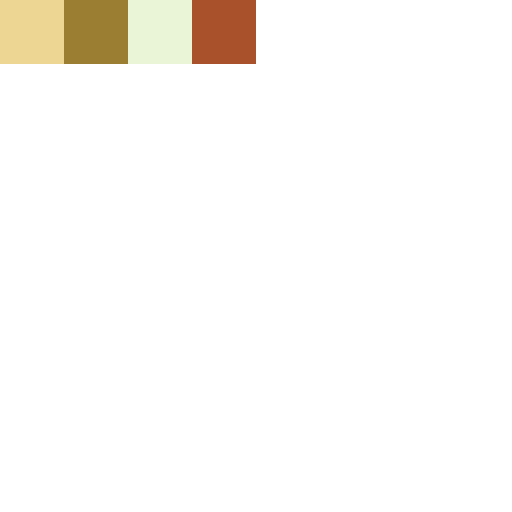
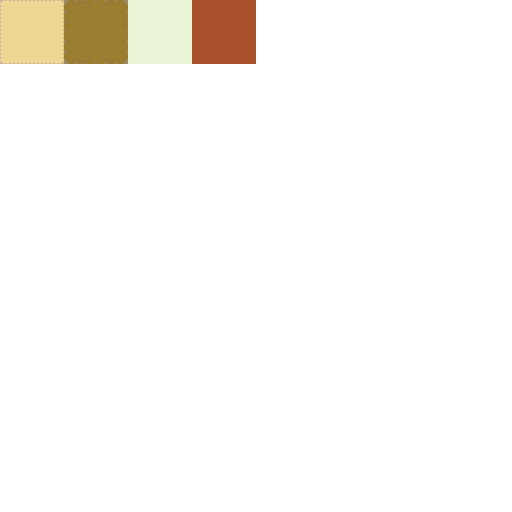
Before/after of a 512 x 512 layered artwork. What changed in the layer stack:
painted on "Initial" over <box>64,0,128,64</box>
painted on "Spawner" over <box>0,0,64,64</box>
